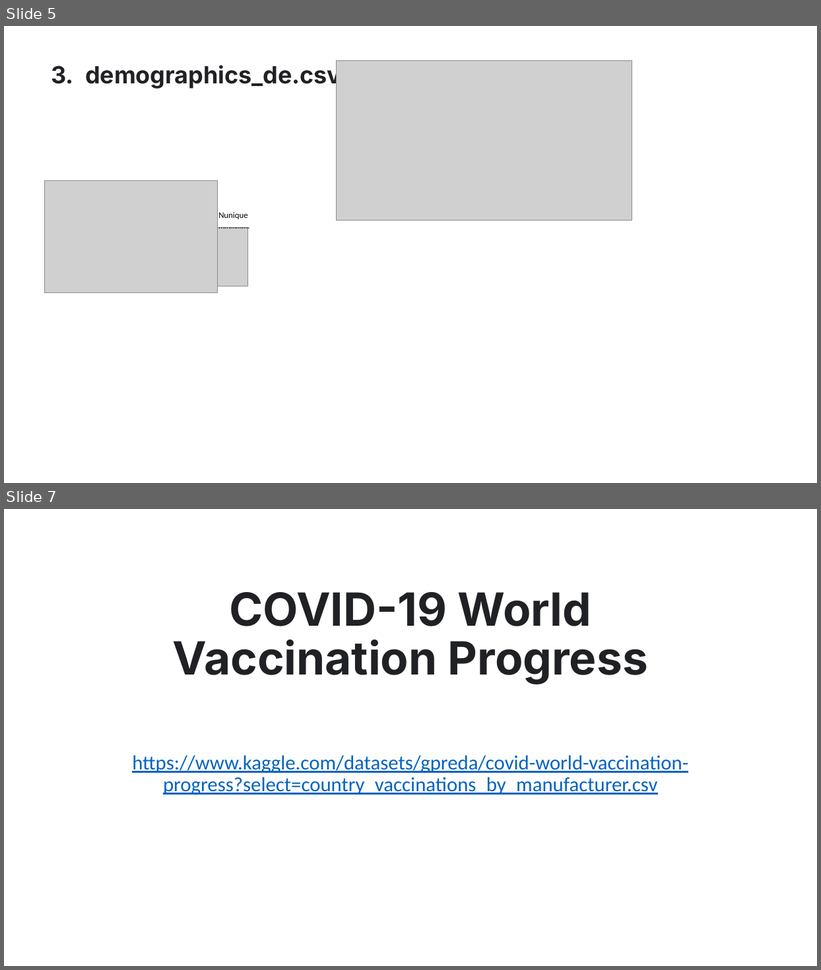
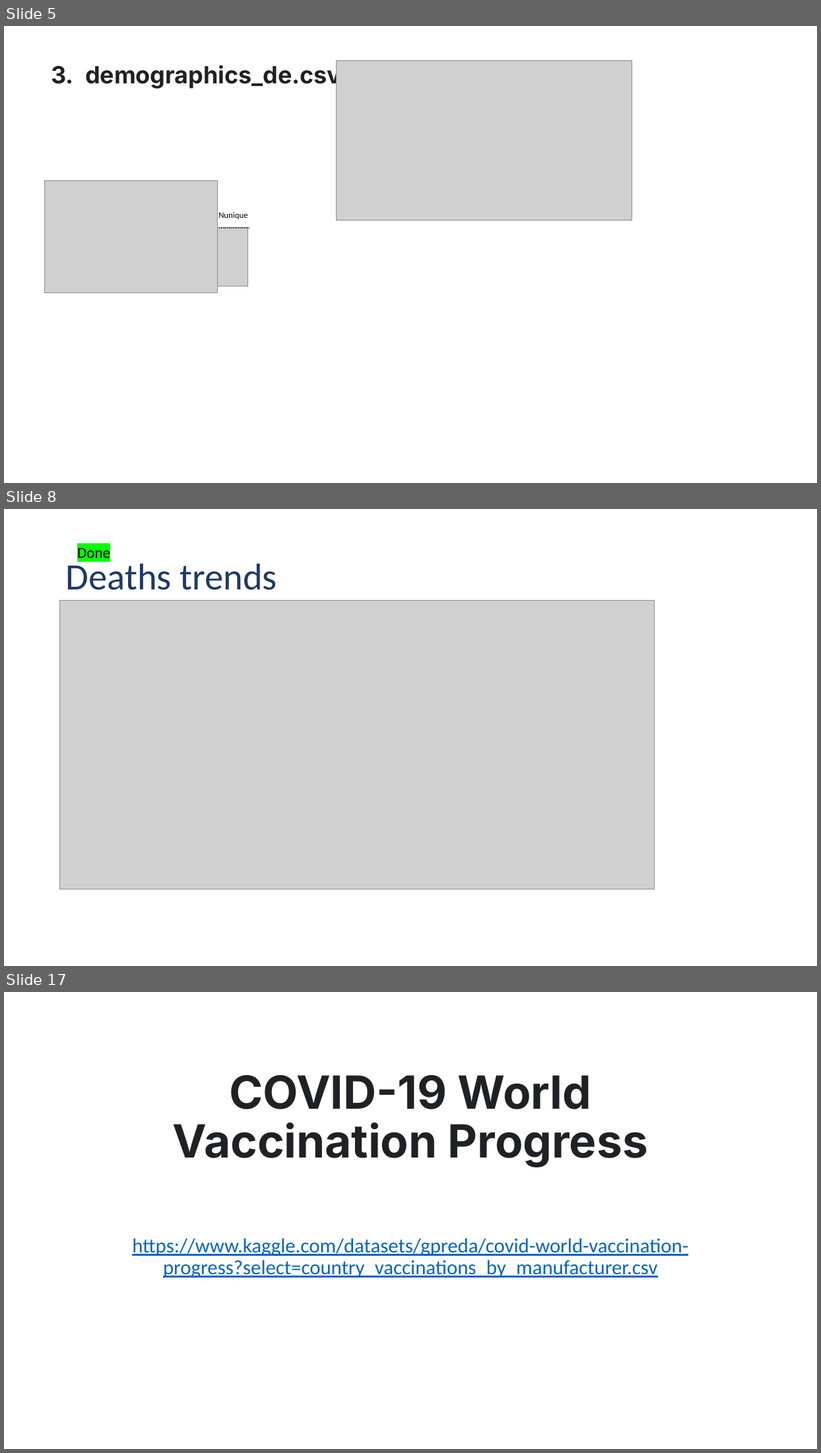
Before and after one commit to doctorf72/Naya-Practical-Data-Science-EDA-Project, a slide deck: initial analysis.pptx. Shown one above the other, each under a label of ours: slides 5 and 7 before the commit, slides 5, 8 and 17 after it; the slides between them are not shown. The pictures are 821x970 and 821x1453 pixels, drawn with LibreOffice and Linux fonts; fonts in the diff are those of the drawing; grey boxes stand for pictures; background and template pictures are left out. Boxes give left, top, right and bottom in pixels: in the first picture for what was removed or moved away, otherwise in the second. Text is boxed around its words. In the diff, an @@ line names an element or a change of style, - is before the commit and + after.

```diff
--- a/initial analysis.pptx
+++ b/initial analysis.pptx
@@ slide 8 added at (x1=4, y1=509, x2=817, y2=966), background #FFFFFF @@
@@ text added at (x1=77, y1=548, x2=110, y2=558), 18 pt, text #000000 @@
+Done
@@ title added at (x1=66, y1=558, x2=277, y2=590), 44 pt, text #203864 @@
+Deaths trends
@@ picture added at (x1=60, y1=601, x2=655, y2=890) @@
@@ what was slide 7 is now slide 17 @@
```
Also in this commit, not shown: 1 slide changed, 9 other slides added.
